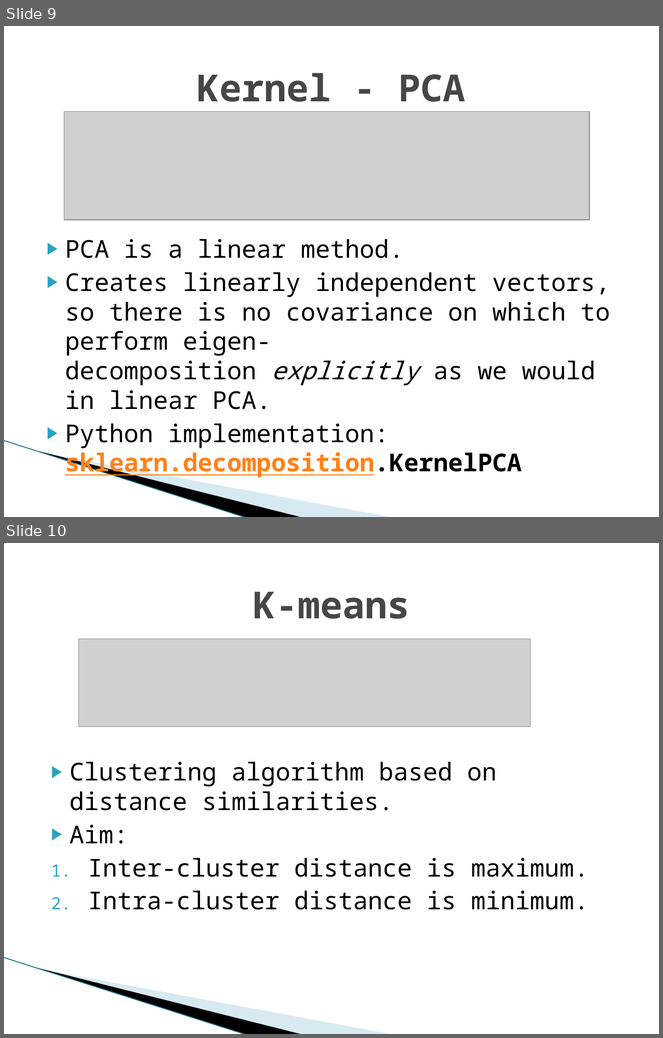
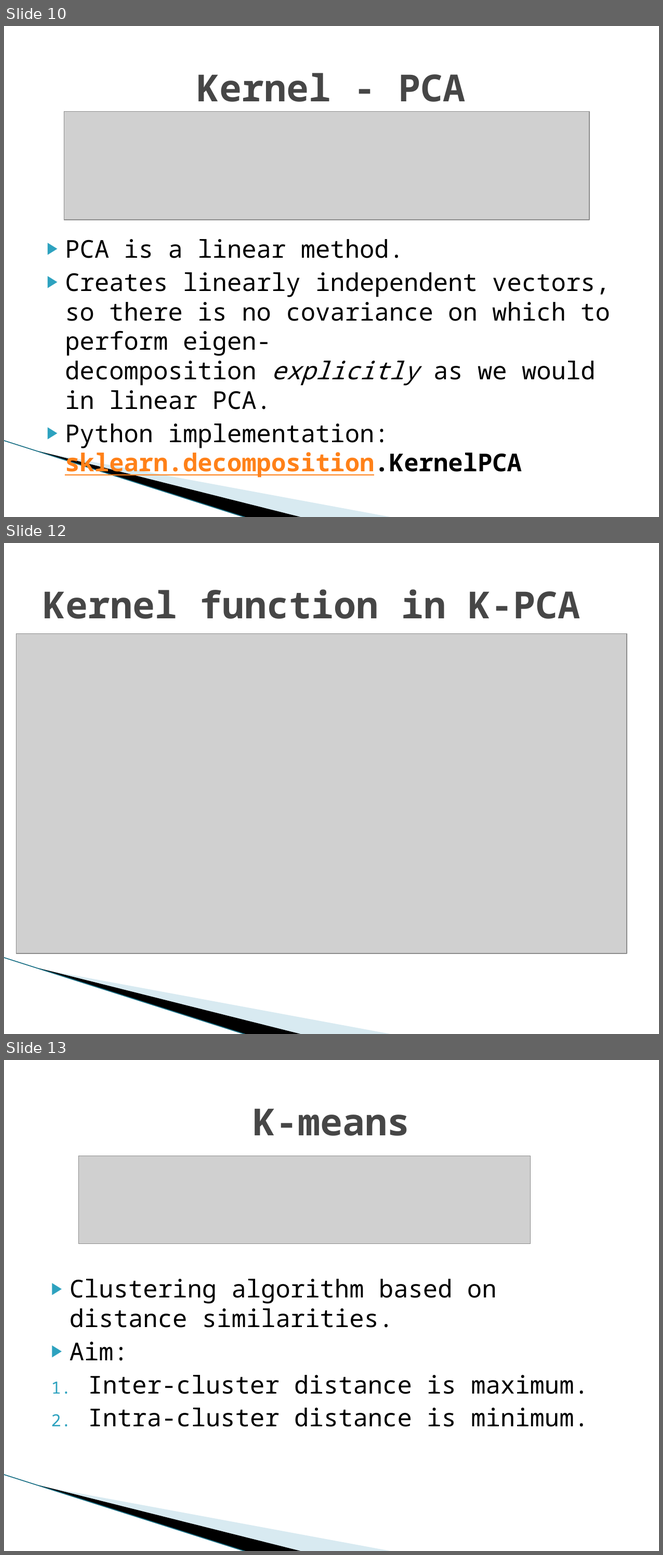
Before and after one commit to Ray784/mini_project, a slide deck: documentation/Project ppt.pptx. Shown one above the other, each under a label of ours: slides 9 and 10 before the commit, slides 10, 12 and 13 after it; the slides between them are not shown. The pictures are 663x1038 and 663x1555 pixels, drawn with LibreOffice and Linux fonts; fonts in the diff are those of the drawing; grey boxes stand for pictures; background and template pictures are left out. Boxes give left, top, right and bottom in pixels: in the first picture for what was removed or moved away, otherwise in the second. Text is boxed around its words. In the diff, an @@ line names an element or a change of style, - is before the commit and + after.

```diff
--- a/documentation/Project ppt.pptx
+++ b/documentation/Project ppt.pptx
@@ slide 12 added at [4, 543, 659, 1034], background #FFFFFF; not listed: 3 template elements that a slide beside it also shows @@
@@ title added at [43, 589, 580, 619], 41 pt, text #464646, bold @@
+Kernel function in K-PCA
@@ picture added at [16, 634, 627, 954] @@
@@ what was slide 9 is now slide 10 @@
@@ what was slide 10 is now slide 13 @@
```
Also in this commit, not shown: 1 slide changed, 2 other slides added, 1 other file.
